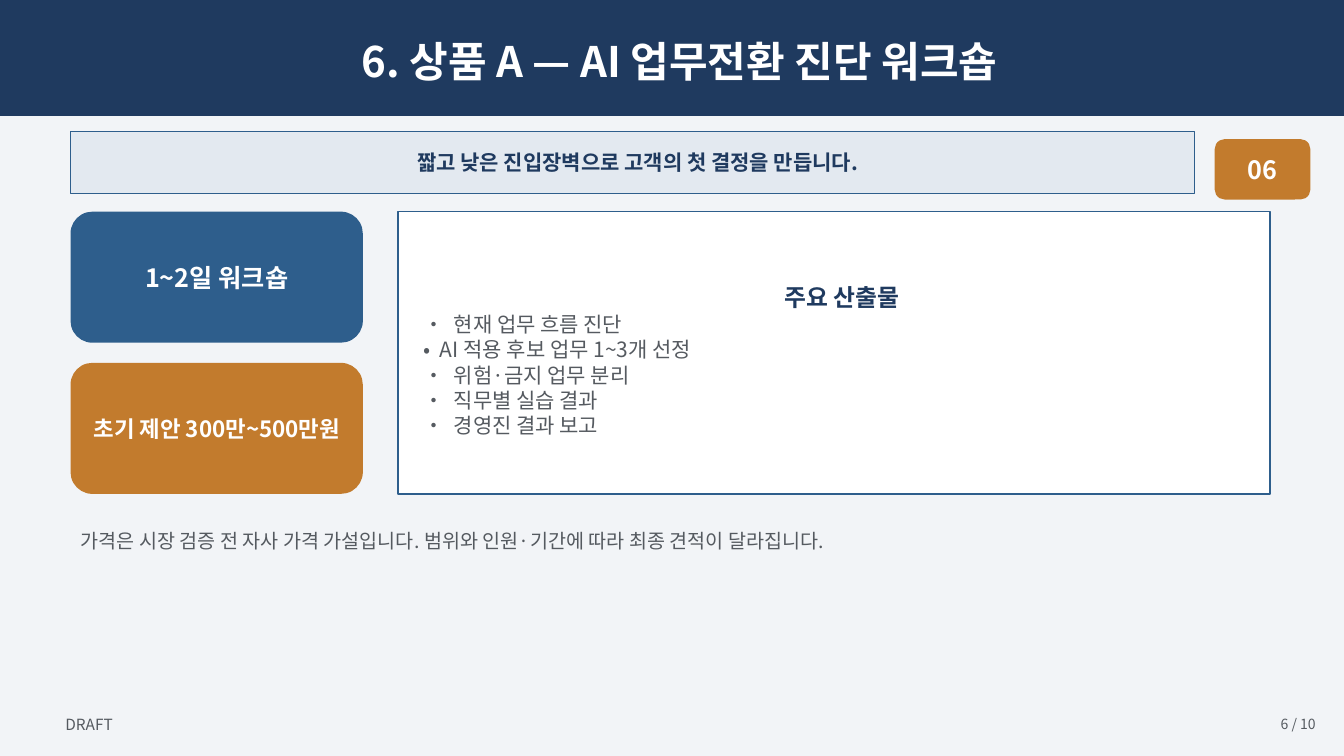
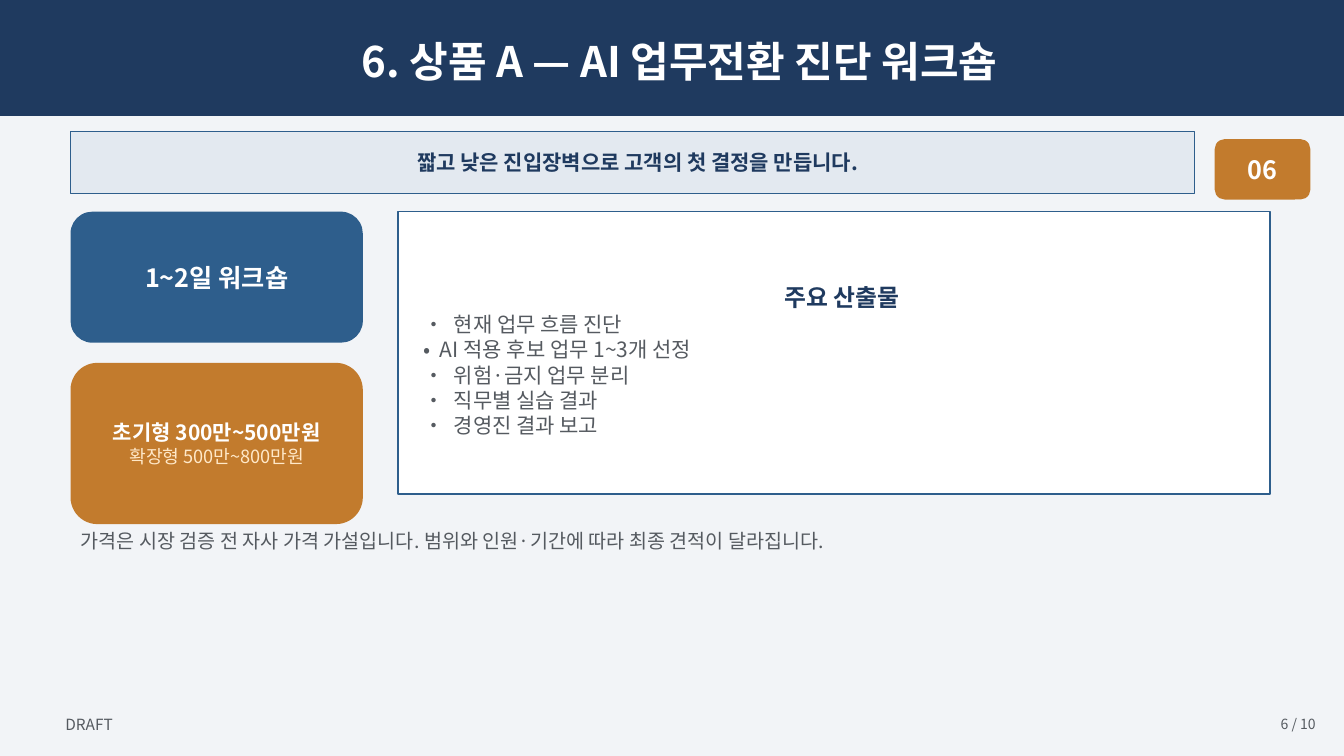
Before and after one commit to skerishKang/ai-revenue-lab, a slide deck: slide 6 of docs/commercial/business-35-ai-media-education-dx/customer-package/Business35_Master_Proposal_10p.pptx. Drawn at 1344x756 pixels with LibreOffice and Linux fonts; fonts in the diff are those of the drawing. Boxes give left, top, right and bottom in pixels: in the first picture for what was removed or moved away, otherwise in the second. Text is boxed around its words. In the diff, an @@ line names an element or a change of style, - is before the commit and + after.

```diff
--- a/docs/commercial/business-35-ai-media-education-dx/customer-package/Business35_Master_Proposal_10p.pptx
+++ b/docs/commercial/business-35-ai-media-education-dx/customer-package/Business35_Master_Proposal_10p.pptx
@@ rounded rectangle "초기형 300만~500만원": place and size @@
-rounded rectangle "초기형 300만~500만원" at <box>71,363,363,494</box>
+rounded rectangle "초기형 300만~500만원" at <box>71,363,363,524</box>
@@ text in rounded rectangle at <box>113,422,321,465</box>: text changed; size 16 to 15 pt @@
-초기 제안 300만~500만원
+초기형 300만~500만원
+확장형 500만~800만원
```
Also in this commit, not shown: 4 other slides changed, 22 other files.
